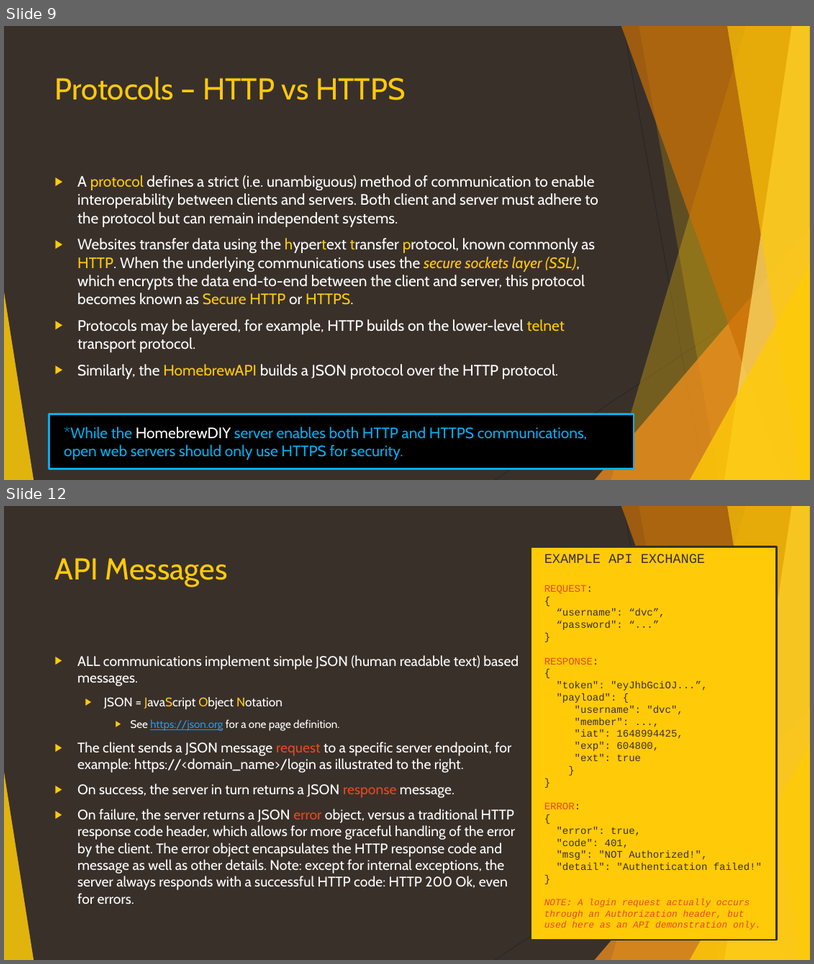
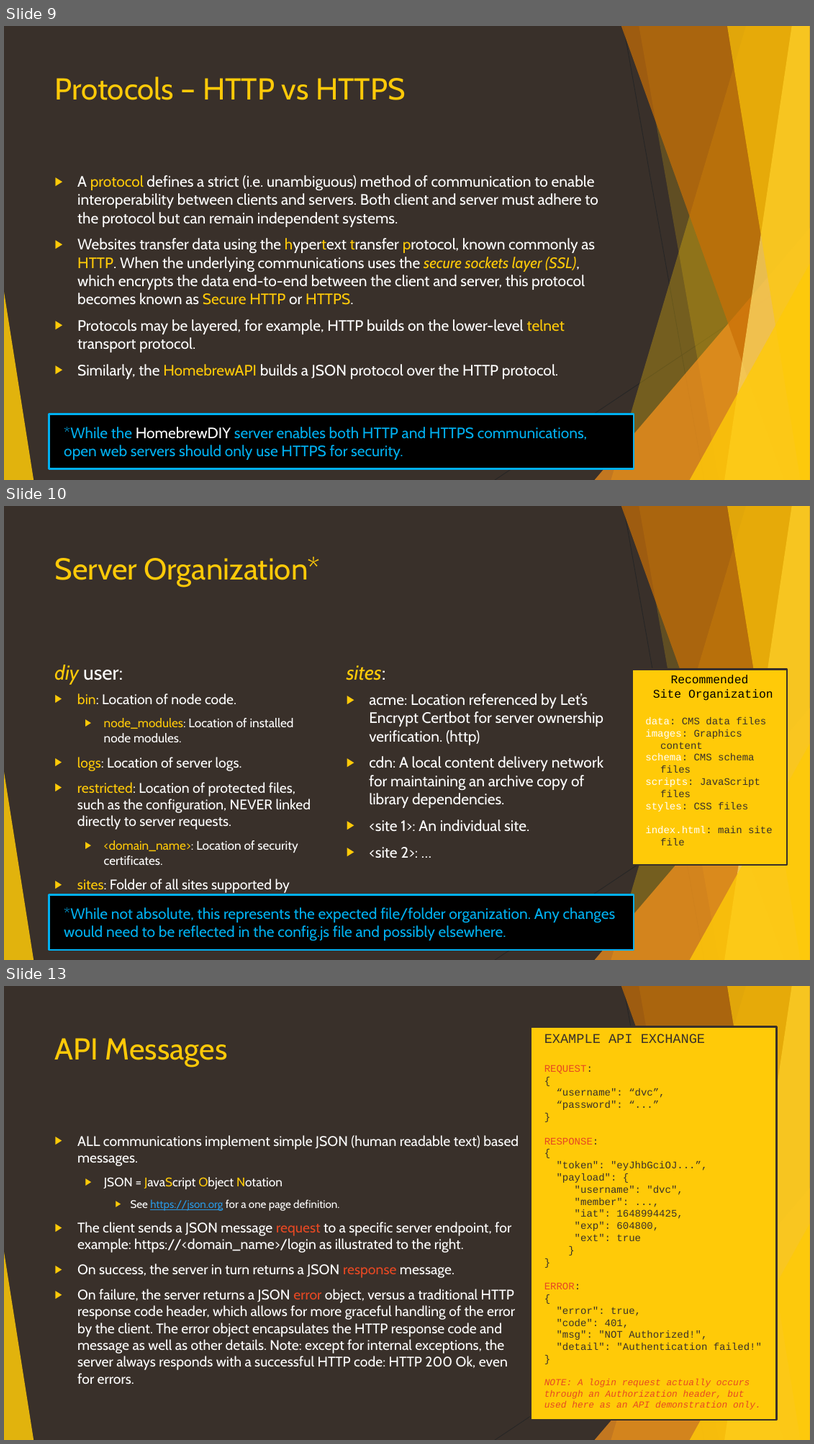
Before and after one commit to CanyonCasa/HomebrewDIY, a slide deck: HomebrewAPI.pptx. Shown one above the other, each under a label of ours: slides 9 and 12 before the commit, slides 9, 10 and 13 after it; the slides between them are not shown. The pictures are 814x964 and 814x1444 pixels, drawn with LibreOffice and Linux fonts; fonts in the diff are those of the drawing. Boxes give left, top, right and bottom in pixels: in the first picture for what was removed or moved away, otherwise in the second. Text is boxed around its words. In the diff, an @@ line names an element or a change of style, - is before the commit and + after.

Commit message:
Documentation and workers update
Removed workers.js direct dependency on configuration file. All configuration now initialized in diy.js file and passed to various workers before use.

Updated HomebrewAPI documentation

```diff
--- a/HomebrewAPI.pptx
+++ b/HomebrewAPI.pptx
@@ slide 10 added at (4, 506, 810, 960), background #39302A; not listed: 10 template elements that a slide beside it also shows @@
@@ title added at (55, 556, 321, 587), 36 pt, text #FFCA08 @@
+Server Organization*
@@ text added at (54, 664, 123, 685), 24 pt, text #FFFFFF @@
+diy user:
@@ text added at (347, 665, 386, 680), 24 pt, text #FFCA08, italic @@
+sites:
@@ rectangle added at (633, 669, 787, 865), fill #FFCA08, outline #39302A 2.25 pt, 12 pt, text #39302A @@
+Recommended
+Site Organization
+data: CMS data files
+images: Graphics content
+schema: CMS schema files
+scripts: JavaScript files
+styles: CSS files
+index.html: main site file
@@ text added at (77, 693, 311, 910), 16.6 pt, text #FFFFFF @@
+▶ bin: Location of node code.
+  ▶ node_modules: Location of installed node modules.
+▶ logs: Location of server logs.
+▶ restricted: Location of protected files, such as the configuration, NEVER linked directly to server requests.
+  ▶ <domain_name>: Location of security certificates.
+▶ sites: Folder of all sites supported by server, each in its own folder
@@ text added at (369, 693, 604, 858), 18 pt, text #FFFFFF @@
+▶ acme: Location referenced by Let’s Encrypt Certbot for server ownership verification. (http)
+▶ cdn: A local content delivery network for maintaining an archive copy of library dependencies.
+▶ <site 1>: An individual site.
+▶ <site 2>: …
@@ rectangle added at (49, 895, 634, 950), fill #000000, outline #00B0F0 2.5 pt, 18 pt, text #00B0F0 @@
+  *While not absolute, this represents the expected file/folder organization. Any changes would need to be reflected in the config.js file and possibly elsewhere.
@@ what was slide 12 is now slide 13 @@
```
Also in this commit, not shown: 11 slides changed, 3 other slides added, 1 slide removed, 8 other files.
